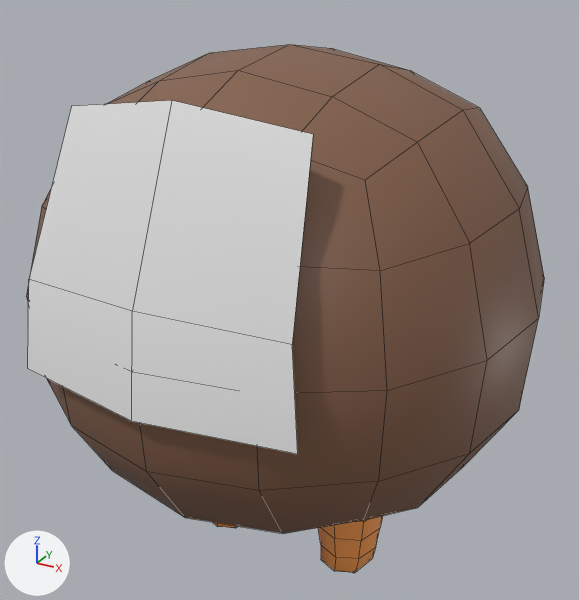
Two versions of the FBX model IslandWish/IslandWishGame/Assets/Art/Animation/coconutpet.fbx, one commit apart.
Camera for both pictures: a 50 mm camera at (0.334, -0.608, 0.575) aimed at (-0.006, 0.01, 0.266). Lighting does not change. The marker at lower left points along +X, +Y and +Z. Mesh edges are drawn as thin lines.

The first picture shows 'coconutpet', 'face'.
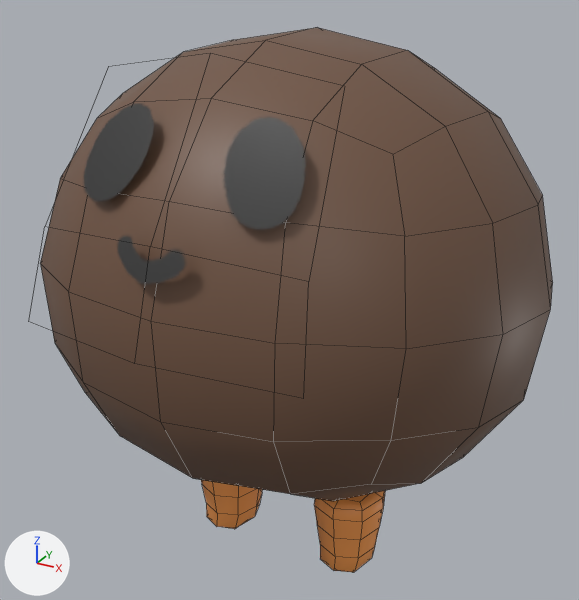
What the commit changed:
Picture 'coconutpetface_neutral.png' (img_coconutpetface_neutral_png) is new.
In material 'cpface' (mat_cpface), base_color is no longer (0.8, 0.8, 0.8), white #e7e7e7.
In material 'cpface' (mat_cpface), texture is now set to img_coconutpetface_neutral_png, with its transparency.
me_plane_003 is used by ob_coconutpet; location (0.0, 0.0, 0.52); rotation (-0.997, 0.0, 3.142), in degrees (-57, 0, 180); scale (-0.057, -0.057, -0.057).
me_plane_003 had 214 vertices, 208 faces and spanned x -3.99..3.99, y -7.95..0.58, z -1.74..6.22.
me_plane_003 now has 214 vertices, 208 faces and spans x -4.07..4.07, y -0.3..8.44, z -6.5..1.43.
me_plane_003 part 1: the loose piece of 58 vertices spanning x 0.61..1.86, y -7.95..-6.07, z 3.6..5.35 is multiplied about its middle by the matrix ((0.999, -0.019, -0.029), (0.019, 1.0, 0.0), (0.029, 0.0, 1.0)), then moved by (-0.01, 7.65, -4.96).
me_plane_003 part 2: the loose piece of 58 vertices spanning x -1.86..-0.61, y -7.95..-6.07, z 3.6..5.35 is moved by (0.02, 7.66, -4.95).
me_plane_003 part 3: a new loose piece of 98 vertices spanning x -4.07..4.07, y 0.89..8.44, z -6.5..1.43, in mat_master (picture img_master_png).
me_plane_003 part 4: the loose piece of 98 vertices spanning x -3.99..3.99, y -7.24..0.58, z -1.74..6.22 is deleted.
me_plane_004 has 9 vertices, 4 faces and spans x -1.84..1.84, y -4.99..-1.74, z -1.63..-0.48.
me_plane_004 is used by ob_face; location (0.0, -0.011, 0.52); rotation (-0.997, 0.0, 3.142), in degrees (-57, 0, 180); scale (-0.0667, -0.0667, -0.0667).
me_plane_004 part 5: the whole mesh is turned 11 degrees about the x axis through its middle, then moved by (0.0, 7.09, -4.29).
Object 'coconutpet' (ob_coconutpet) moves from (0.0, 0.0, 0.52) to (0.0, 0.0, 0.0).
Object 'coconutpet' (ob_coconutpet) turns from (-57, 0, 180) to (-57, -180, 0) degrees about x, y and z.
Object 'coconutpet' (ob_coconutpet) is rescaled from (-0.057, -0.057, -0.057) to (0.057, 0.057, 0.057).
Object 'face' (ob_face) moves from (0.0, -0.011, 0.52) to (0.0, 0.0, 0.0).

Changed parts and their boxes (x1, y1, x2, y2) in the pictures (579 x 600 px; the box of a moved part takes in the faces that stretch with it):
'coconutpet', reshaped, moved, turned, rescaled: before (26, 44, 544, 573); after (40, 28, 553, 572)
'face', surface changed, mesh turned, moved: before (28, 100, 313, 454); after (83, 103, 306, 284)
part 1 of me_plane_003, moved or reshaped: before (318, 516, 382, 573); after (201, 480, 262, 529)
part 2 of me_plane_003, moved or reshaped: before (213, 522, 238, 528); after (314, 491, 385, 572)
part 3 of me_plane_003, added (brown): after (40, 28, 553, 501)
part 4 of me_plane_003, deleted (brown): before (26, 44, 544, 533)
